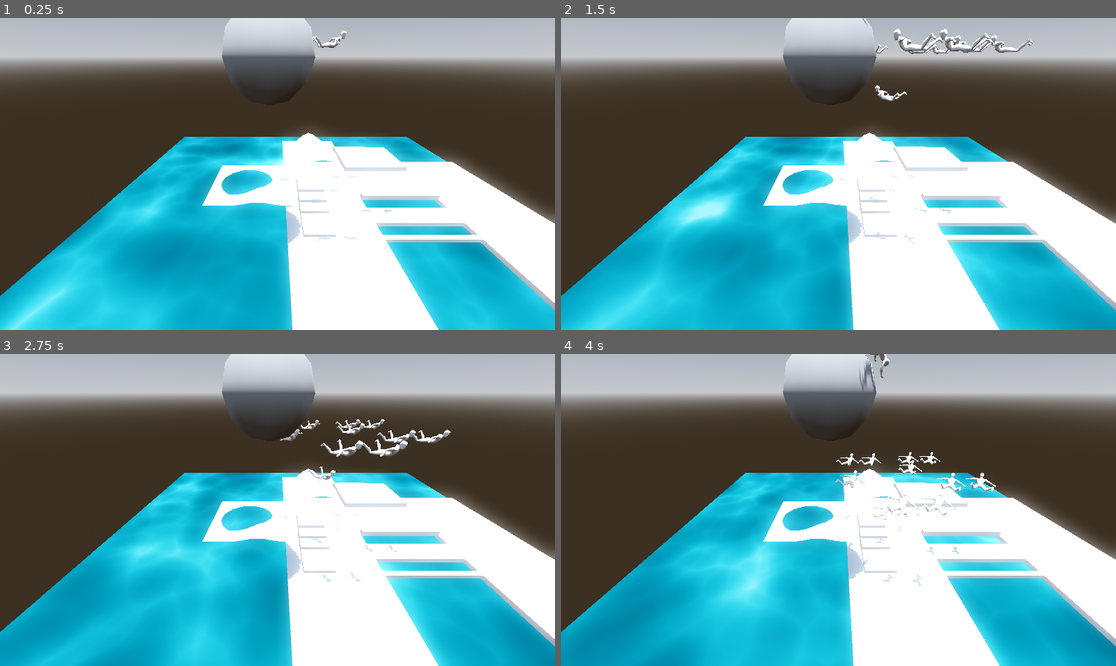
Above: before the commit, frames 1-4 (two rows, left to right).
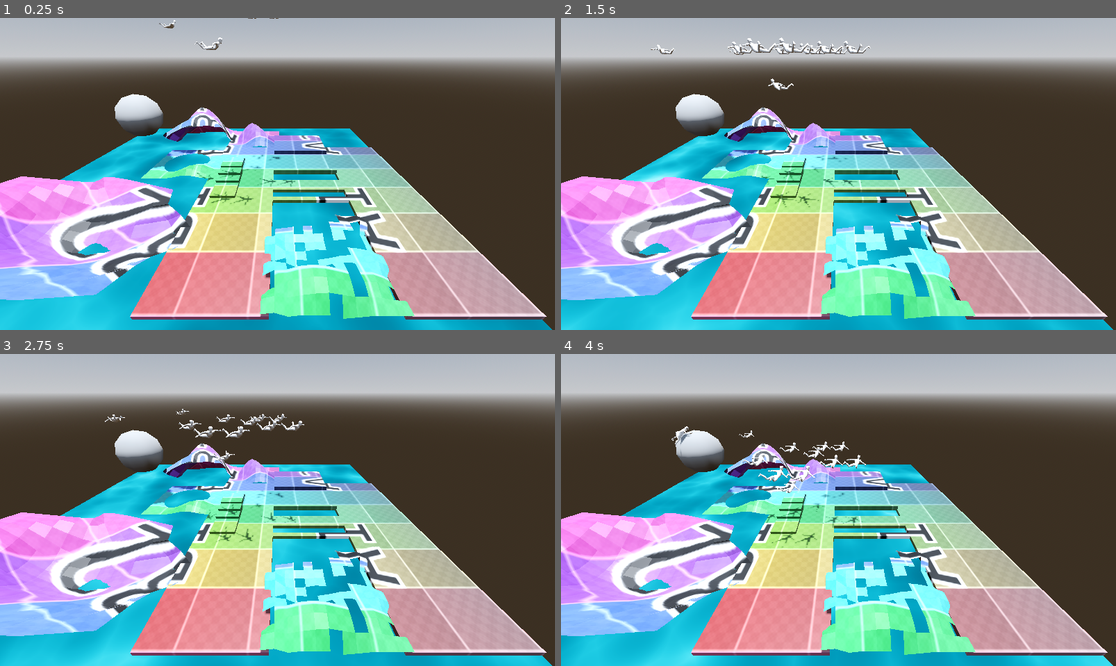
Above: after the commit, the same moments.

Repository: erinorina/godot_4_gdscripts
Game: Godot game, scene res://node_3d.tscn
Two runs of this game, one before a commit and one after it. Both use one fixed random seed, a clock stepped at 60 frames per second and the inputs below.
Inputs:
- Up to frame 1 (0.25 s): no input
- Up to frame 2 (1.5 s): tap Enter at 0.5 s; hold Right (ui_right) 0.53-1.28 s; hold Down (ui_down) from 1.28 s (still down)
- Up to frame 3 (2.75 s): release Down (ui_down) at 2.03 s; hold Right (ui_right) from 2.03 s (still down)
- Up to frame 4 (4 s): release Right (ui_right) at 2.78 s; hold Up (ui_up) 2.78-3.53 s; hold Left (ui_left) from 3.53 s (still down)

The runs differ from the first frame. In frame 1, 56% of the frame differs, in the area x 0-100%, y 0-100%; in frame 2, 56%; in frame 3, 57%; in frame 4, 58%.

Commit message:
replaced the world with a more difficult and broken mesh

Diff:
--- a/experiments/ai_walk_without_navmesh/Anim_man.gd
+++ b/experiments/ai_walk_without_navmesh/Anim_man.gd
@@ -117,9 +117,10 @@
 
 		translate_object_local(Vector3(0,0,dir) * _delta)
 		if ray.is_colliding() and ray_backward.is_colliding() and ray_forward.is_colliding() and ray_left.is_colliding() and ray_right.is_colliding():
+			await get_tree().create_timer(0.8).timeout # avoid tight corner out falling in water
 			ai_random_rotation(_delta)
-
-
+		if !ray.is_colliding() and !ray_backward.is_colliding() and !ray_forward.is_colliding() and !ray_left.is_colliding() and !ray_right.is_colliding():
+			print("falling in the void")
 
 func climb_up(_delta):
 	# in dev dirty bugged
@@ -127,12 +128,12 @@
 	var rayfor = ray_forward.get_collision_point()
 	var rayback = ray_backward.get_collision_point()
 	if raycol.y < rayfor.y or raycol.y < rayback.y:
-		print("upstair")
+#		print("upstair")
 		change_ray_length(-2.0)
 		self.position.y = rayfor.y - _delta
 	if raycol.y > rayfor.y or raycol.y > rayback.y:
 		change_ray_length(-2.0)
-		print("downstair")
+#		print("downstair")
 
 func falling(_delta):
 	if !ray.is_colliding() and !ray_forward.is_colliding():
--- a/experiments/ai_walk_without_navmesh/node_3d.tscn
+++ b/experiments/ai_walk_without_navmesh/node_3d.tscn
@@ -31,14 +31,14 @@
 environment = SubResource("Environment_mp8hd")
 
 [node name="Camera3D" type="Camera3D" parent="."]
-transform = Transform3D(-3.78552e-08, 0.5, -0.866025, 2.18557e-08, 0.866025, 0.5, 1, 0, -4.37114e-08, -12, 10, -2.62266)
+transform = Transform3D(-3.78552e-08, 0.5, -0.866025, 2.18557e-08, 0.866025, 0.5, 1, 1.95399e-14, -4.37114e-08, -16, 10, 4.37734)
 current = true
 
 [node name="man" parent="." instance=ExtResource("2_joqsk")]
 transform = Transform3D(1, 0, 0, 0, 1, 0, 0, 0, 1, 0, 9.73543, 0)
 
 [node name="man2" parent="." instance=ExtResource("2_joqsk")]
-transform = Transform3D(1, 0, 0, 0, 1, 0, 0, 0, 1, -1.92492, 12, -2.46713)
+transform = Transform3D(1, 0, 0, 0, 1, 0, 0, 0, 1, 4.07508, 12, -10.4671)
 
 [node name="man3" parent="." instance=ExtResource("2_joqsk")]
 transform = Transform3D(1, 0, 0, 0, 1, 0, 0, 0, 1, -3.12638, 12, -0.00243473)
@@ -50,7 +50,7 @@
 transform = Transform3D(1, 0, 0, 0, 1, 0, 0, 0, 1, 4.34301, 12, 2.50222)
 
 [node name="man6" parent="." instance=ExtResource("2_joqsk")]
-transform = Transform3D(1, 0, 0, 0, 1, 0, 0, 0, 1, 3.95391, 12, -2.21104)
+transform = Transform3D(1, 0, 0, 0, 1, 0, 0, 0, 1, 10.9539, 12, -7.21104)
 
 [node name="man7" parent="." instance=ExtResource("2_joqsk")]
 transform = Transform3D(1, 0, 0, 0, 1, 0, 0, 0, 1, 2.07578, 12, 1.98427)
@@ -82,7 +82,7 @@
 shape = SubResource("BoxShape3D_s08b0")
 
 [node name="sphere" type="StaticBody3D" parent="."]
-transform = Transform3D(1, 0, 0, 0, 1, 0, 0, 0, 1, -2, 10, -3)
+transform = Transform3D(1, 0, 0, 0, 1, 0, 0, 0, 1, 4, 5, -9)
 
 [node name="CollisionShape3D" type="CollisionShape3D" parent="sphere"]
 transform = Transform3D(4, 0, 0, 0, 4, 0, 0, 0, 4, 0, 0, 0)
Binary file added: experiments/ai_walk_without_navmesh/assets/world/textures/grid.png
Not shown, added: experiments/ai_walk_without_navmesh/assets/world/textures/grid.png.import
Binary file changed: experiments/ai_walk_without_navmesh/assets/world/world.glb
Binary file added: experiments/ai_walk_without_navmesh/assets/world/world_grid.png
Not shown, added: experiments/ai_walk_without_navmesh/assets/world/world_grid.png.import
Not shown, changed: experiments/ai_walk_without_navmesh/assets/world/world.blend
Not shown, changed: experiments/ai_walk_without_navmesh/assets/world/world.blend1
